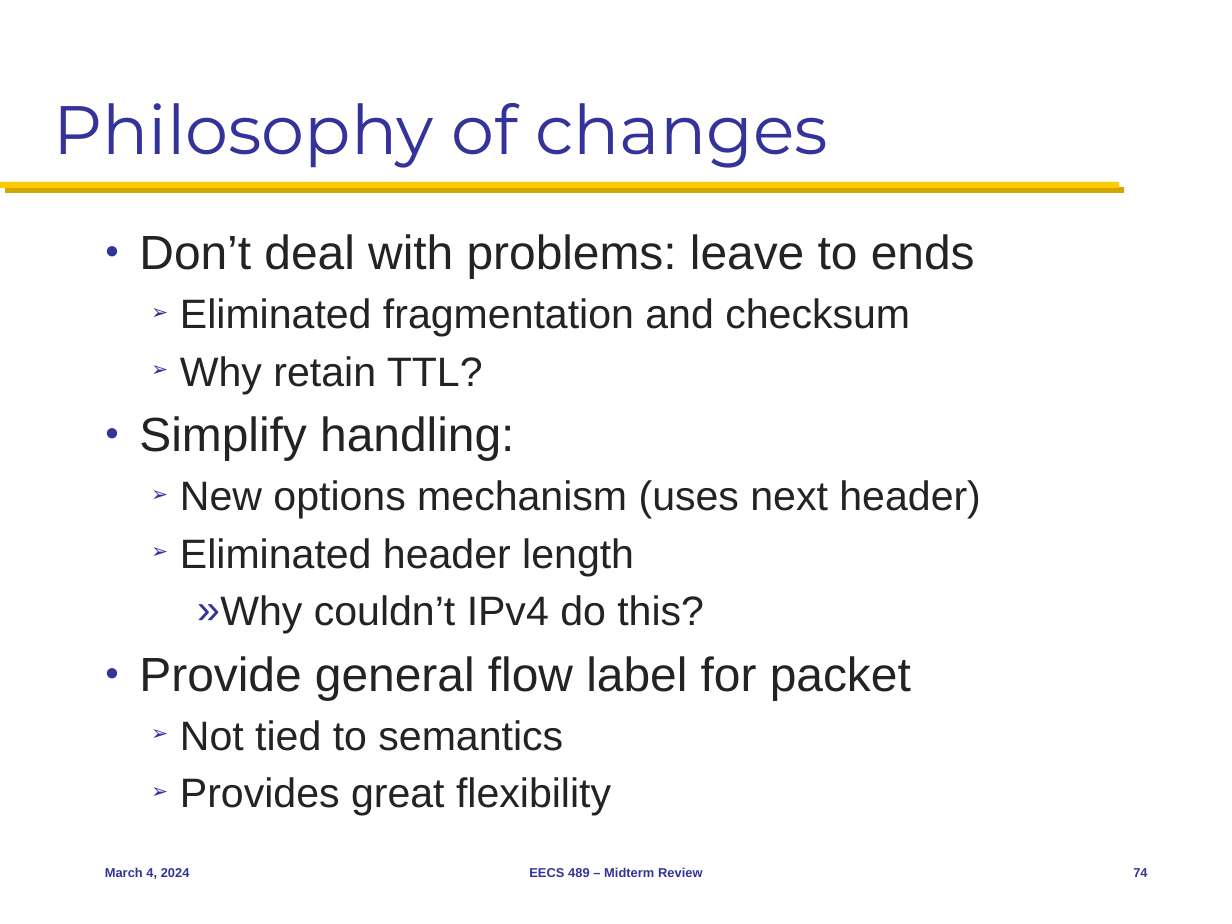
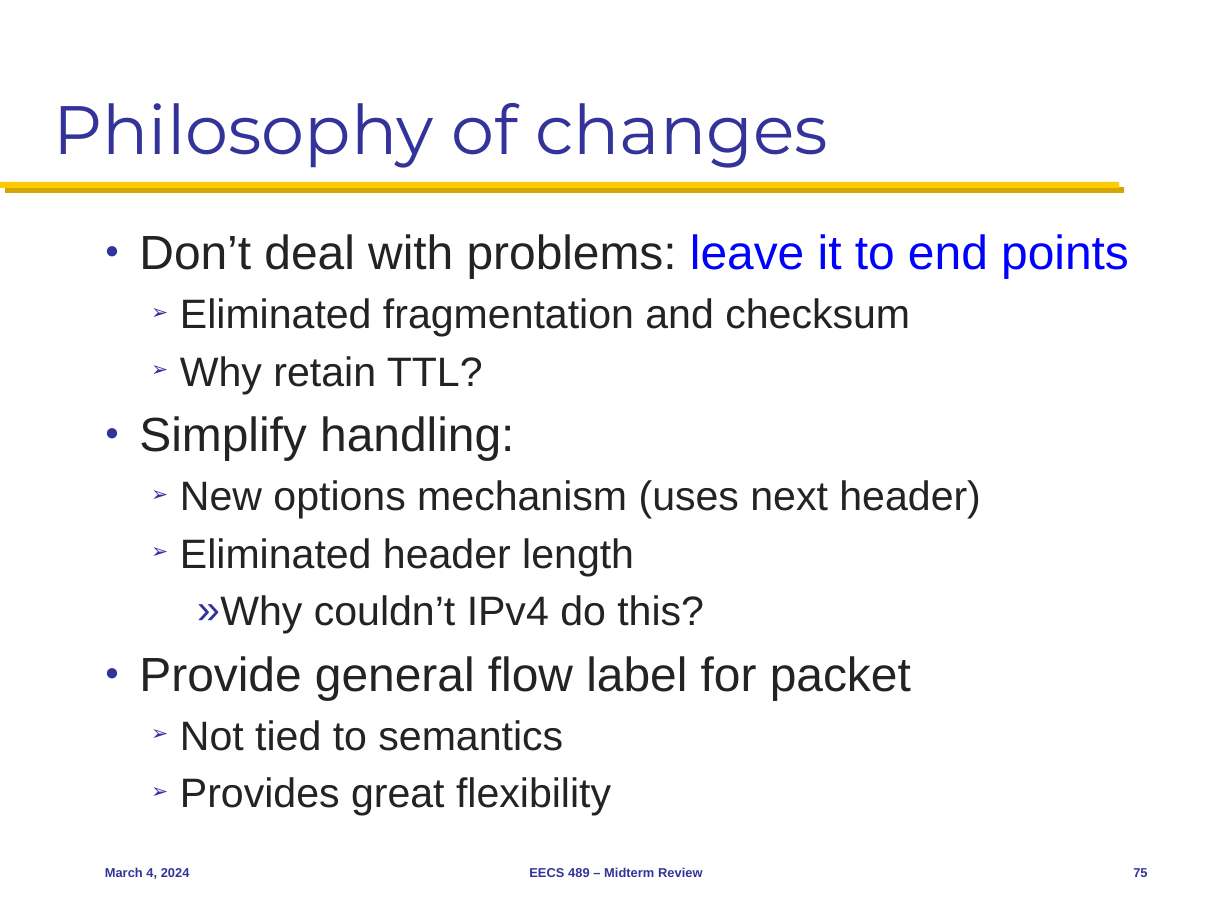
Before and after one commit to mosharaf/eecs489, a slide deck: slide 75 of Slides/030424.pptx (slide 74 before the commit). Drawn at 1232x924 pixels with LibreOffice and Linux fonts; fonts in the diff are those of the drawing. Boxes give left, top, right and bottom in pixels: in the first picture for what was removed or moved away, otherwise in the second. Text is boxed around its words. In the diff, an @@ line names an element or a change of style, - is before the commit and + after.

```diff
--- a/Slides/030424.pptx
+++ b/Slides/030424.pptx
@@ text at bbox=[139, 234, 1129, 278]: text changed @@
-● Don’t deal with problems: leave to ends
+● Don’t deal with problems: leave it to end points
@@ page number at bbox=[1133, 868, 1147, 877]: text changed @@
-74
+75
```
Also in this commit, not shown: 5 other slides changed, 1 slide added, 1 other file.
